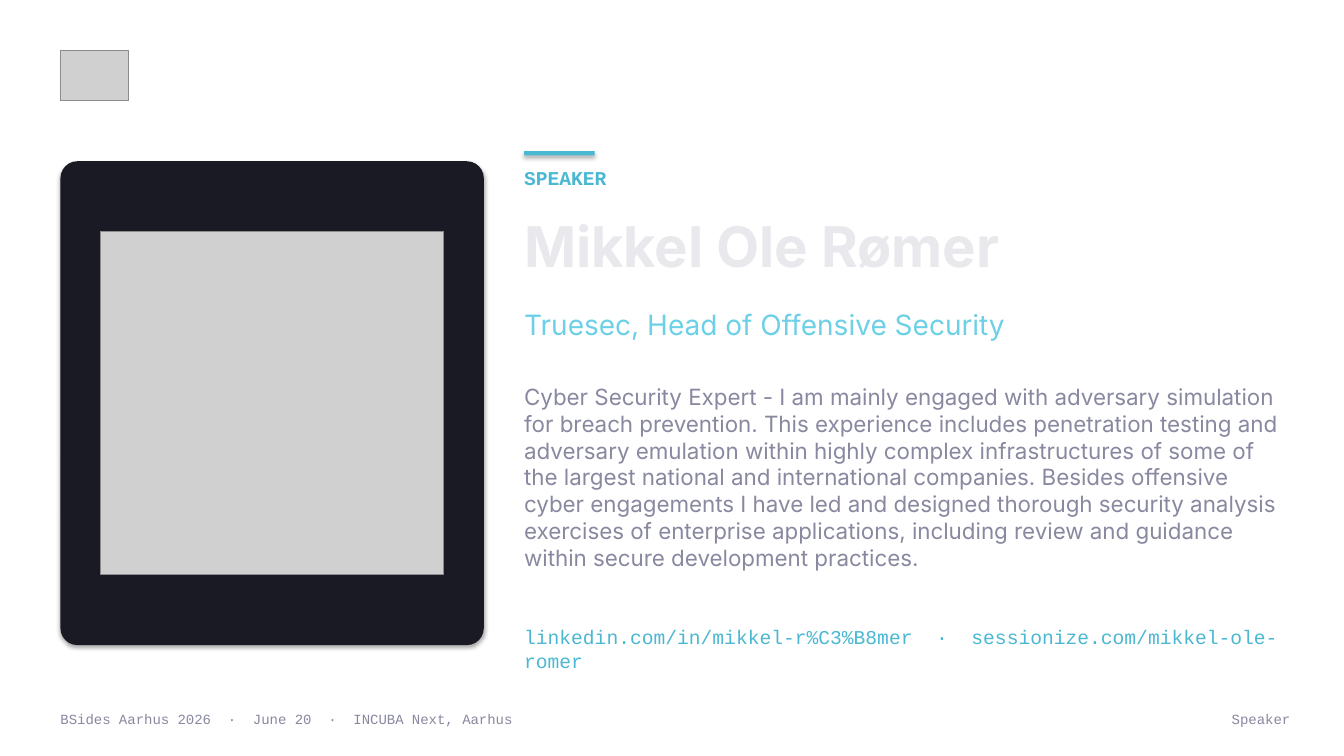
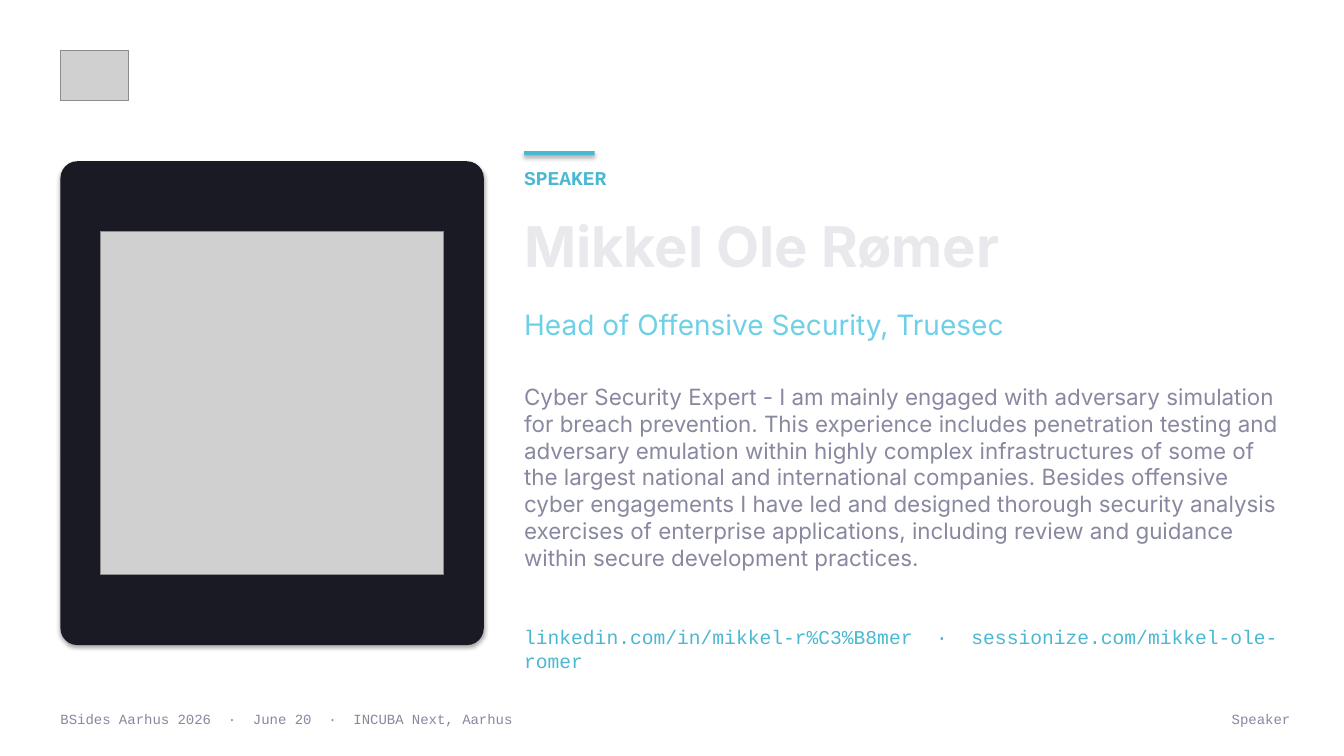
Before and after one commit to BSides-Aarhus/Website-2026, a slide deck: slide 10 of Plans/template-output/bsides-aarhus-2026-template.pptx. Drawn at 1344x756 pixels with LibreOffice and Linux fonts; fonts in the diff are those of the drawing; grey boxes stand for pictures; background and template pictures are left out. Boxes give left, top, right and bottom in pixels: in the first picture for what was removed or moved away, otherwise in the second. Text is boxed around its words. In the diff, an @@ line names an element or a change of style, - is before the commit and + after.

```diff
--- a/Plans/template-output/bsides-aarhus-2026-template.pptx
+++ b/Plans/template-output/bsides-aarhus-2026-template.pptx
@@ text at (x1=524, y1=313, x2=1003, y2=341): text changed @@
-Truesec, Head of Offensive Security
+Head of Offensive Security, Truesec
```
Also in this commit, not shown: 8 other slides changed, 12 other files.
